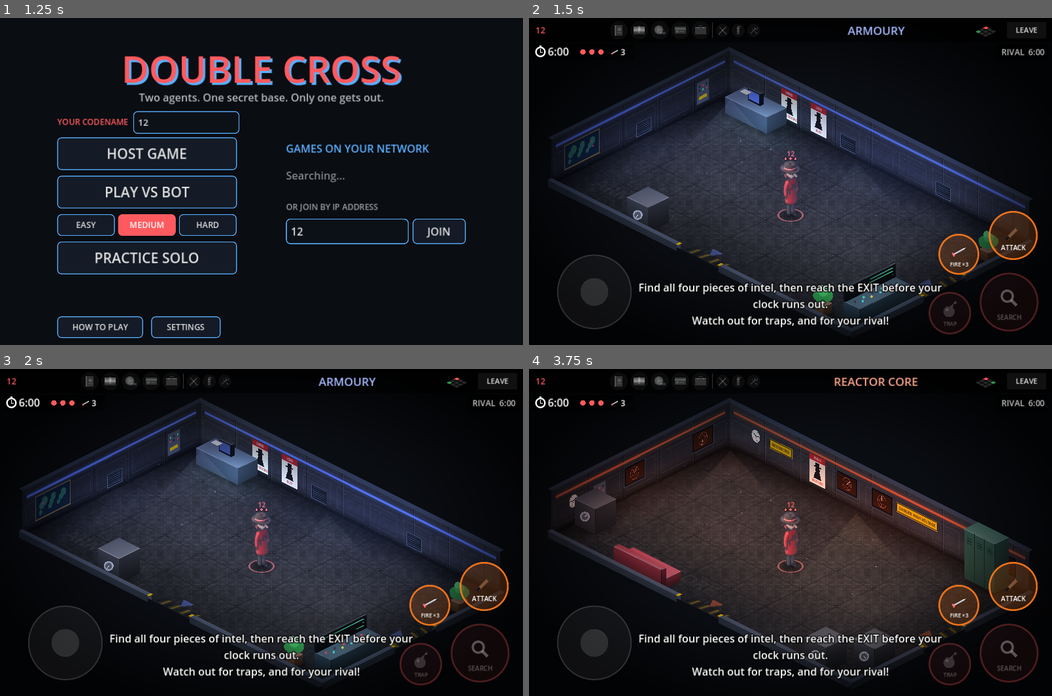
Above: before the commit, frames 1-4 (two rows, left to right).
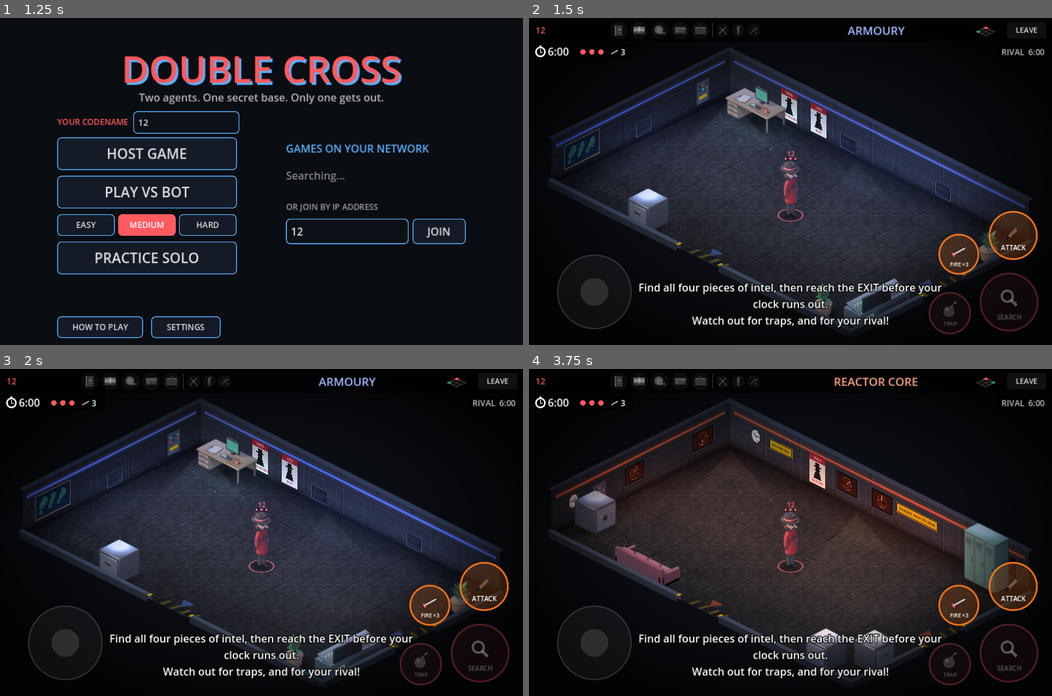
Above: after the commit, the same moments.

Repository: petherin/doublecross
Game: Godot game, scene res://scenes/main.tscn
Two runs of this game, one before a commit and one after it. Both use one fixed random seed, a clock stepped at 60 frames per second and the inputs below.
Inputs (mouse positions are in pixels of both pictures, inside the frame that each line leads up to):
- Up to frame 1 (1.25 s): click (188, 122) at 0.52 s; type "12" at 0.6 s; click (345, 230) at 0.75 s; type "12" at 0.83 s
- Up to frame 2 (1.5 s): click "PLAY VS BOT" at 1.25 s
- Up to frame 3 (2 s): no input
- Up to frame 4 (3.75 s): click "LEAVE" at 2 s; click (874, 581) at 2.77 s; type "12" at 2.85 s; click "PLAY VS BOT" at 3.5 s

Frame 1 is identical in both runs. In frame 2, 2.9% of the frame differs, in the area x 18-90%, y 20-95%; in frame 3, 2.9%; in frame 4, 3.0%, in the area x 8-92%, y 36-91%.

Commit message:
Blender-modelled furniture with normal maps
tools/blender/build_furniture.py models all ten furniture types in game
units (desk with monitor, papers and mug; console with glowing buttons,
screen, rear vents and cables; filing cabinet; lockers; TOP SECRET crate;
bookcase full of books; safe with dial, wheel and armoured back; potted
plant; gadget rack with batons and umbrellas; buttoned sofa) and renders
each for every wall it can stand against, with a normal map, at exactly
the game's isometric scale. The room view draws them aligned to their
collision boxes, lit by the room's lights; lamps toned down slightly.

Co-Authored-By: Claude Opus 5.5 <noreply@anthropic.com>
Claude-Session: https://claude.ai/code/session_01P74PWHFE1RDNVbPBsrf3EN

Diff:
--- /dev/null
+++ b/assets/sprites/furniture.json
@@ -0,0 +1,269 @@
+{
+  "scale": 0.5,
+  "sprites": {
+    "desk_bottom": {
+      "color": "res://assets/sprites/furniture/desk_bottom.png",
+      "normal": "res://assets/sprites/furniture/desk_bottom_n.png",
+      "anchor": [
+        153.0,
+        162.0
+      ]
+    },
+    "desk_free": {
+      "color": "res://assets/sprites/furniture/desk_free.png",
+      "normal": "res://assets/sprites/furniture/desk_free_n.png",
+      "anchor": [
+        153.0,
+        165.0
+      ]
+    },
+    "desk_left": {
+      "color": "res://assets/sprites/furniture/desk_left.png",
+      "normal": "res://assets/sprites/furniture/desk_left_n.png",
+      "anchor": [
+        153.0,
+        179.0
+      ]
+    },
+    "desk_right": {
+      "color": "res://assets/sprites/furniture/desk_right.png",
+      "normal": "res://assets/sprites/furniture/desk_right_n.png",
+      "anchor": [
+        153.0,
+        154.0
+      ]
+    },
+    "desk_top": {
+      "color": "res://assets/sprites/furniture/desk_top.png",
+      "normal": "res://assets/sprites/furniture/desk_top_n.png",
+      "anchor": [
+        153.0,
+        165.0
+      ]
+    },
+    "console_bottom": {
+      "color": "res://assets/sprites/furniture/console_bottom.png",
+      "normal": "res://assets/sprites/furniture/console_bottom_n.png",
+      "anchor": [
+        167.0,
+        183.0
+      ]
+    },
+    "console_left": {
+      "color": "res://assets/sprites/furniture/console_left.png",
+      "normal": "res://assets/sprites/furniture/console_left_n.png",
+      "anchor": [
+        166.0,
+        218.0
+      ]
+    },
+    "console_right": {
+      "color": "res://assets/sprites/furniture/console_right.png",
+      "normal": "res://assets/sprites/furniture/console_right_n.png",
+      "anchor": [
+        166.0,
+        177.0
+      ]
+    },
+    "console_top": {
+      "color": "res://assets/sprites/furniture/console_top.png",
+      "normal": "res://assets/sprites/furniture/console_top_n.png",
+      "anchor": [
+        167.0,
+        181.0
+      ]
+    },
+    "cabinet_left": {
+      "color": "res://assets/sprites/furniture/cabinet_left.png",
+      "normal": "res://assets/sprites/furniture/cabinet_left_n.png",
+      "anchor": [
+        92.0,
+        185.0
+      ]
+    },
+    "cabinet_top": {
+      "color": "res://assets/sprites/furniture/cabinet_top.png",
+      "normal": "res://assets/sprites/furniture/cabinet_top_n.png",
+      "anchor": [
+        92.0,
+        185.0
+      ]
+    },
+    "locker_left": {
+      "color": "res://assets/sprites/furniture/locker_left.png",
+      "normal": "res://assets/sprites/furniture/locker_left_n.png",
+      "anchor": [
+        115.0,
+        293.0
+      ]
+    },
+    "locker_top": {
+      "color": "res://assets/sprites/furniture/locker_top.png",
+      "normal": "res://assets/sprites/furniture/locker_top_n.png",
+      "anchor": [
+        115.0,
+        294.0
+      ]
+    },
+    "crate_bottom": {
+      "color": "res://assets/sprites/furniture/crate_bottom.png",
+      "normal": "res://assets/sprites/furniture/crate_bottom_n.png",
+      "anchor": [
+        114.0,
+        170.0
+      ]
+    },
+    "crate_free": {
+      "color": "res://assets/sprites/furniture/crate_free.png",
+      "normal": "res://assets/sprites/furniture/crate_free_n.png",
+      "anchor": [
+        114.0,
+        170.0
+      ]
+    },
+    "crate_right": {
+      "color": "res://assets/sprites/furniture/crate_right.png",
+      "normal": "res://assets/sprites/furniture/crate_right_n.png",
+      "anchor": [
+        114.0,
+        170.0
+      ]
+    },
+    "shelf_left": {
+      "color": "res://assets/sprites/furniture/shelf_left.png",
+      "normal": "res://assets/sprites/furniture/shelf_left_n.png",
+      "anchor": [
+        143.0,
+        288.0
+      ]
+    },
+    "shelf_top": {
+      "color": "res://assets/sprites/furniture/shelf_top.png",
+      "normal": "res://assets/sprites/furniture/shelf_top_n.png",
+      "anchor": [
+        143.0,
+        288.0
+      ]
+    },
+    "safe_bottom": {
+      "color": "res://assets/sprites/furniture/safe_bottom.png",
+      "normal": "res://assets/sprites/furniture/safe_bottom_n.png",
+      "anchor": [
+        104.0,
+        170.0
+      ]
+    },
+    "safe_left": {
+      "color": "res://assets/sprites/furniture/safe_left.png",
+      "normal": "res://assets/sprites/furniture/safe_left_n.png",
+      "anchor": [
+        104.0,
+        170.0
+      ]
+    },
+    "safe_right": {
+      "color": "res://assets/sprites/furniture/safe_right.png",
+      "normal": "res://assets/sprites/furniture/safe_right_n.png",
+      "anchor": [
+        105.0,
+        170.0
+      ]
+    },
+    "safe_top": {
+      "color": "res://assets/sprites/furniture/safe_top.png",
+      "normal": "res://assets/sprites/furniture/safe_top_n.png",
+      "anchor": [
+        104.0,
+        170.0
+      ]
+    },
+    "plant_bottom": {
+      "color": "res://assets/sprites/furniture/plant_bottom.png",
+      "normal": "res://assets/sprites/furniture/plant_bottom_n.png",
+      "anchor": [
+        50.0,
+        148.0
+      ]
+    },
+    "plant_free": {
+      "color": "res://assets/sprites/furniture/plant_free.png",
+      "normal": "res://assets/sprites/furniture/plant_free_n.png",
+      "anchor": [
+        50.0,
+        149.0
+      ]
+    },
+    "plant_left": {
+      "color": "res://assets/sprites/furniture/plant_left.png",
+      "normal": "res://assets/sprites/furniture/plant_left_n.png",
+      "anchor": [
+        57.0,
+        152.0
+      ]
+    },
+    "plant_right": {
+      "color": "res://assets/sprites/furniture/plant_right.png",
+      "normal": "res://assets/sprites/furniture/plant_right_n.png",
+      "anchor": [
+        50.0,
+        143.0
+      ]
+    },
+    "plant_top": {
+      "color": "res://assets/sprites/furniture/plant_top.png",
+      "normal": "res://assets/sprites/furniture/plant_top_n.png",
+      "anchor": [
+        50.0,
+        149.0
+      ]
+    },
+    "rack_left": {
+      "color": "res://assets/sprites/furniture/rack_left.png",
+      "normal": "res://assets/sprites/furniture/rack_left_n.png",
+      "anchor": [
+        126.0,
+        256.0
+      ]
+    },
+    "rack_top": {
+      "color": "res://assets/sprites/furniture/rack_top.png",
+      "normal": "res://assets/sprites/furniture/rack_top_n.png",
+      "anchor": [
+        126.0,
+        256.0
+      ]
+    },
+    "sofa_bottom": {
+      "color": "res://assets/sprites/furniture/sofa_bottom.png",
+      "normal": "res://assets/sprites/furniture/sofa_bottom_n.png",
+      "anchor": [
+        165.0,
+        146.0
+      ]
+    },
+    "sofa_left": {
+      "color": "res://assets/sprites/furniture/sofa_left.png",
+      "normal": "res://assets/sprites/furniture/sofa_left_n.png",
+      "anchor": [
+        165.0,
+        180.0
+      ]
+    },
+    "sofa_right": {
+      "color": "res://assets/sprites/furniture/sofa_right.png",
+      "normal": "res://assets/sprites/furniture/sofa_right_n.png",
+      "anchor": [
+        165.0,
+        146.0
+      ]
+    },
+    "sofa_top": {
+      "color": "res://assets/sprites/furniture/sofa_top.png",
+      "normal": "res://assets/sprites/furniture/sofa_top_n.png",
+      "anchor": [
+        165.0,
+        180.0
+      ]
+    }
+  }
+}
--- a/scripts/room_lights.gd
+++ b/scripts/room_lights.gd
@@ -56,7 +56,7 @@
 	# Ceiling lamps, high up so tops catch more light than sides.
 	for i in 2:
 		var lp := Vector2(R.position.x + R.size.x * (0.3 if i == 0 else 0.72), R.get_center().y)
-		var l := _light(lp, 420.0, warm, 1.05, 260.0)
+		var l := _light(lp, 420.0, warm, 0.85, 220.0)
 		if (h + i) % 4 == 0:
 			_flicker.append([l, l.energy, float(i) * 3.0])
 	# Coloured spill from the light strips along the two back walls.
Binary file added: assets/sprites/furniture/cabinet_left.png
Not shown, added: assets/sprites/furniture/cabinet_left.png.import
Binary file added: assets/sprites/furniture/cabinet_left_n.png
Not shown, added: assets/sprites/furniture/cabinet_left_n.png.import
Binary file added: assets/sprites/furniture/cabinet_top.png
Not shown, added: assets/sprites/furniture/cabinet_top.png.import
Binary file added: assets/sprites/furniture/cabinet_top_n.png
Not shown, added: assets/sprites/furniture/cabinet_top_n.png.import
Binary file added: assets/sprites/furniture/console_bottom.png
Not shown, added: assets/sprites/furniture/console_bottom.png.import
Binary file added: assets/sprites/furniture/console_bottom_n.png
Not shown, added: assets/sprites/furniture/console_bottom_n.png.import
(and 120 more such lines)
